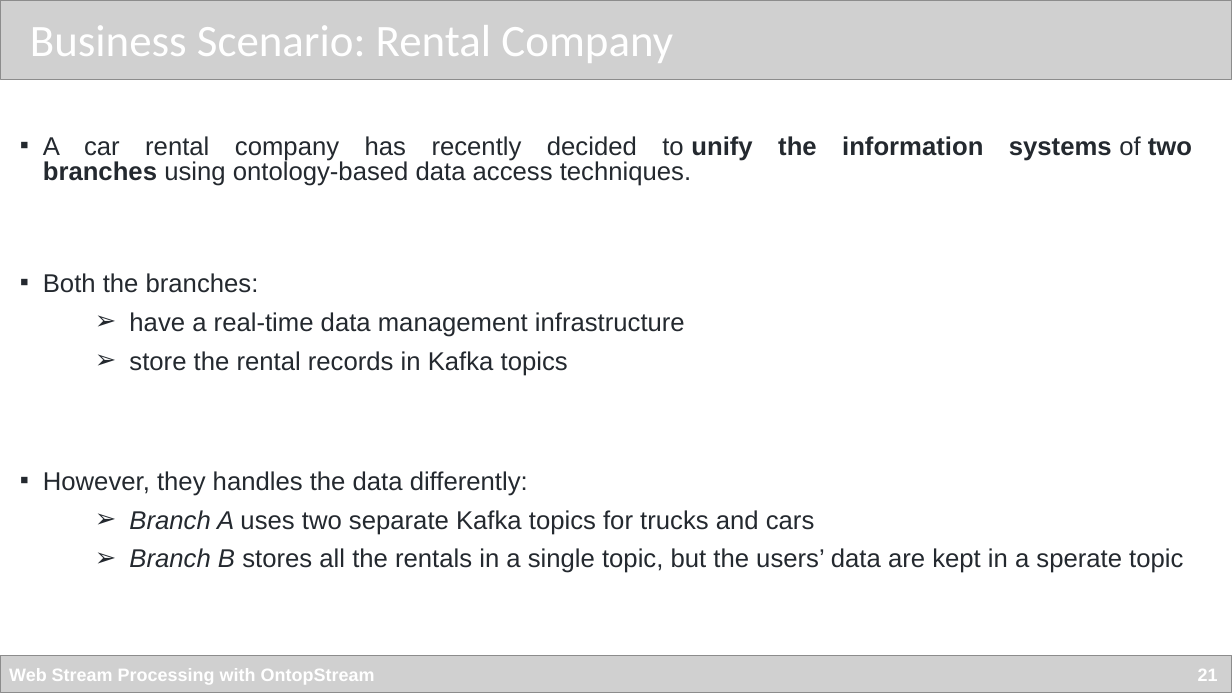
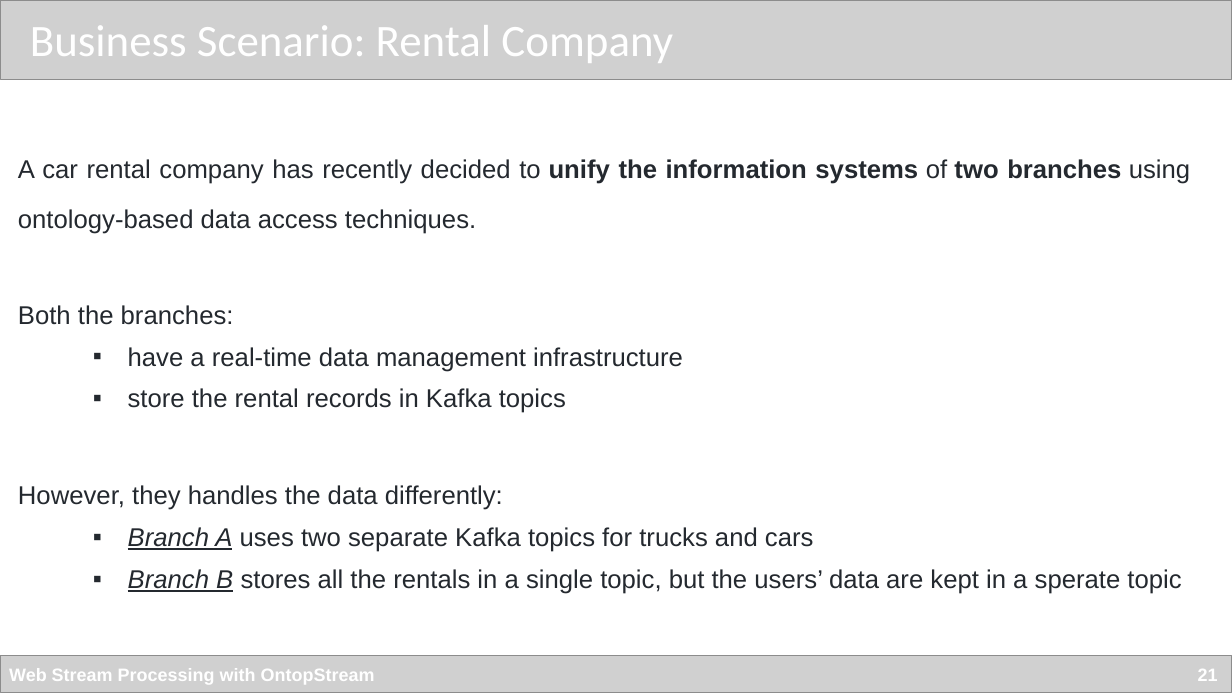
Before and after one commit to chimera-suite/OntopStream-TheWebConf2022Tutorial, a slide deck: slide 21 of Tutorial_WebConf.pptx. Drawn at 1232x693 pixels with LibreOffice and Linux fonts; fonts in the diff are those of the drawing; grey boxes stand for pictures. Boxes give left, top, right and bottom in pixels: in the first picture for what was removed or moved away, otherwise in the second. Text is boxed around its words. In the diff, an @@ line names an element or a change of style, - is before the commit and + after.

```diff
--- a/Tutorial_WebConf.pptx
+++ b/Tutorial_WebConf.pptx
@@ text "A car rental company has ..." at (x1=18, y1=159, x2=1190, y2=594): underline on in "Branch A", "Branch B"; bullet ▪ to none; line spacing 0.8 to 1.6; more space between paragraphs; line spacing 0.8 to 0.9; bullet ➢ to ▪ @@
```
Also in this commit, not shown: 2 other slides changed, 1 other file.
